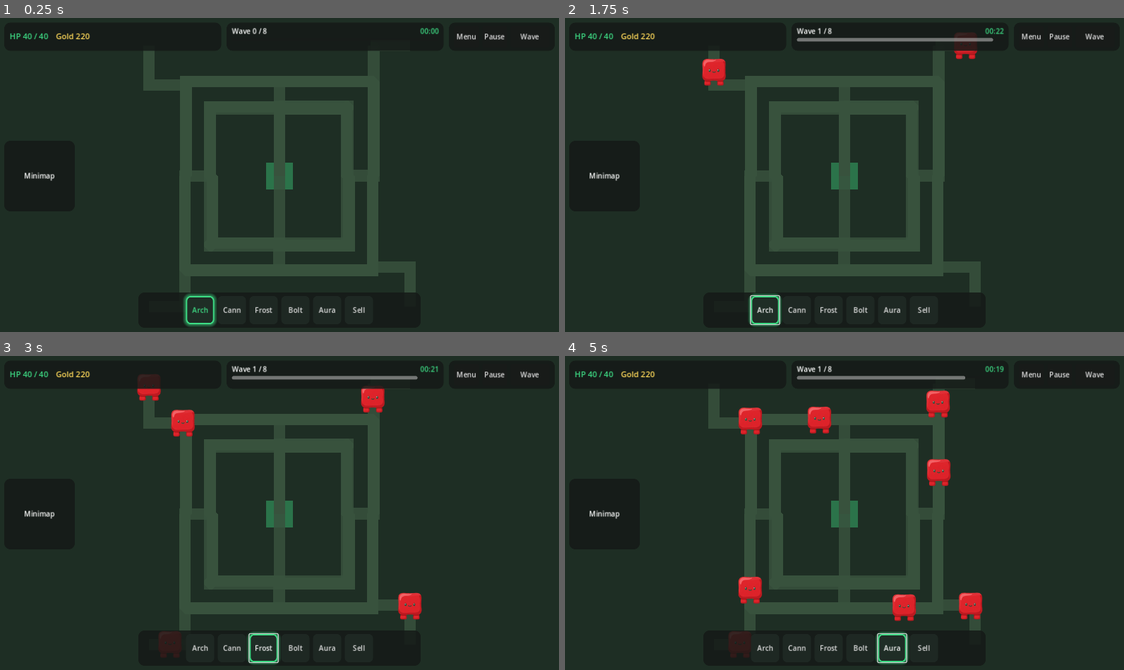
Above: before the commit, frames 1-4 (two rows, left to right).
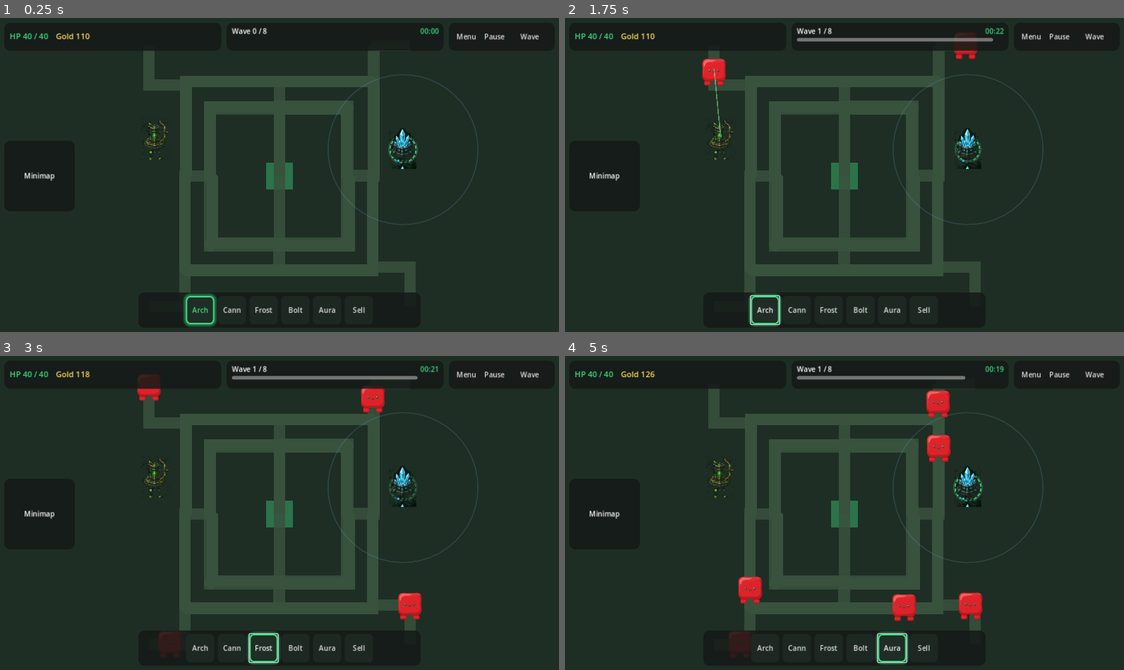
Above: after the commit, the same moments.

Repository: kennethIve/Green-TD
Game: Godot game, scene res://scenes/main.tscn
Same seed, same stepped clock (60 frames per second), same inputs: the game is played once before the commit and once after it.
Inputs:
- Up to frame 1 (0.25 s): no input
- Up to frame 2 (1.75 s): click "Wave" at 0.5 s; click "Arch" at 1.25 s
- Up to frame 3 (3 s): click "Cann" at 2 s; click "Frost" at 2.75 s
- Up to frame 4 (5 s): click "Bolt" at 3.5 s; click "Aura" at 4.25 s

The runs differ from the first frame. In frame 1, 0.6% of the frame differs, in the area x 13-86%, y 4-66%; in frame 2, 0.6%; in frame 3, 0.9%; in frame 4, 1.9%.

Commit message:
Harden tower placement: path half-width 26, min sep 44
Block builds on visible creep ribbon and stacked towers; move starters
off path arms; reject leaked UI clicks with clear status_label text.

Diff:
--- a/scripts/main.gd
+++ b/scripts/main.gd
@@ -3,7 +3,12 @@
 
 const START_LIVES := 40
 const START_GOLD := 220
-const PATH_HALF_WIDTH := 18.0
+## Line2D path width is 26 → half ~13; use ~26 so exclusion covers the visible ribbon + margin.
+const PATH_HALF_WIDTH := 26.0
+## Tower sprites ~64px; keep centers far enough that bases do not stack.
+const TOWER_MIN_SEP := 44.0
+const TOWER_PICK_RADIUS := 32.0
+const CENTER_BLOCK_RADIUS := 55.0
 const TowerScript = preload("res://scripts/tower/tower.gd")
 
 @onready var hud: Control = $UI/HUD
@@ -46,8 +51,9 @@
 	_focus_open = false
 	_refresh_hud()
 	status_label.text = "Click tower = select | U = upgrade menu | Upgrade btn = upgrade"
-	_place_tower(Vector2(420, 260), "archer")
-	_place_tower(Vector2(860, 260), "frost")
+	# Legal empty ground (off w3x path ribbon); prior (420/860,260) sat on vertical path arms.
+	_place_tower(Vector2(360, 280), "archer")
+	_place_tower(Vector2(920, 300), "frost")
 	# Web-friendly: auto-start wave 1; Wave button / Space also work
 	await get_tree().create_timer(1.2).timeout
 	_start_wave()
@@ -98,7 +104,7 @@
 
 func _tower_at(pos: Vector2) -> Node2D:
 	for t in towers.get_children():
-		if t.global_position.distance_to(pos) <= 28.0:
+		if t.global_position.distance_to(pos) <= TOWER_PICK_RADIUS:
 			return t
 	return null
 
@@ -169,15 +175,40 @@
 		_refresh_hud()
 		status_label.text = "Upgraded to Lv%d" % int(_selected_tower.level)
 
+func _path_points(path: Node) -> PackedVector2Array:
+	# Prefer CreepPath.get_points() (Marker2D waypoints = Line2D). Fallback to child Line2D.
+	if path != null and path.has_method("get_points"):
+		var pts: PackedVector2Array = path.get_points()
+		if pts.size() >= 2:
+			return pts
+	var line := path.get_node_or_null("Line") if path != null else null
+	if line is Line2D:
+		var local_pts: PackedVector2Array = (line as Line2D).points
+		var out: PackedVector2Array = []
+		for p in local_pts:
+			out.append((line as Line2D).to_global(p))
+		return out
+	return PackedVector2Array()
+
 func _on_path(pos: Vector2) -> bool:
 	for path_name in ["PathTL", "PathTR", "PathBR", "PathBL"]:
 		var path := get_node_or_null(path_name)
-		if path == null:
-			continue
-		var pts: PackedVector2Array = path.get_points()
+		var pts := _path_points(path)
 		for i in range(pts.size() - 1):
 			if Geometry2D.get_closest_point_to_segment(pos, pts[i], pts[i + 1]).distance_to(pos) <= PATH_HALF_WIDTH:
 				return true
+	return false
+
+func _over_ui(pos: Vector2) -> bool:
+	# Block leaked clicks on HUD chrome (tray / top bar / minimap / open focus card).
+	if pos.y < 84.0:
+		return true
+	if pos.y > 620.0 and pos.x > 320.0 and pos.x < 960.0:
+		return true
+	if pos.x < 184.0 and pos.y > 280.0 and pos.y < 440.0:
+		return true
+	if _focus_open and pos.x > 1000.0 and pos.y > 230.0 and pos.y < 490.0:
+		return true
 	return false
 
 func _place_tower(pos: Vector2, id: String) -> void:
@@ -186,14 +217,17 @@
 	if gold < cost:
 		status_label.text = "Not enough gold"
 		return
-	if pos.distance_to(Vector2(640, 360)) < 55.0:
+	if _over_ui(pos):
+		status_label.text = "Cannot build on UI"
+		return
+	if pos.distance_to(Vector2(640, 360)) < CENTER_BLOCK_RADIUS:
 		status_label.text = "Cannot build on center"
 		return
 	if _on_path(pos):
 		status_label.text = "Cannot build on path"
 		return
 	for t in towers.get_children():
-		if t.global_position.distance_to(pos) < 36.0:
+		if t.global_position.distance_to(pos) < TOWER_MIN_SEP:
 			status_label.text = "Too close to another tower"
 			return
 	gold -= cost
